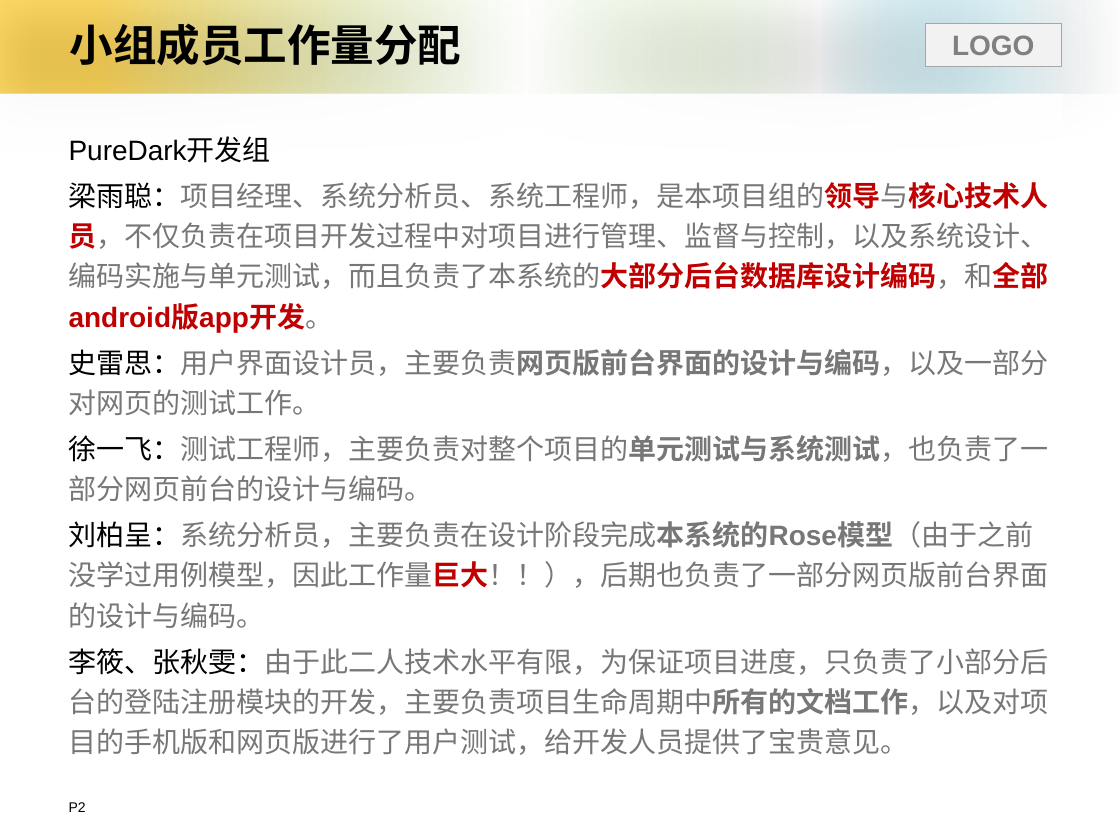
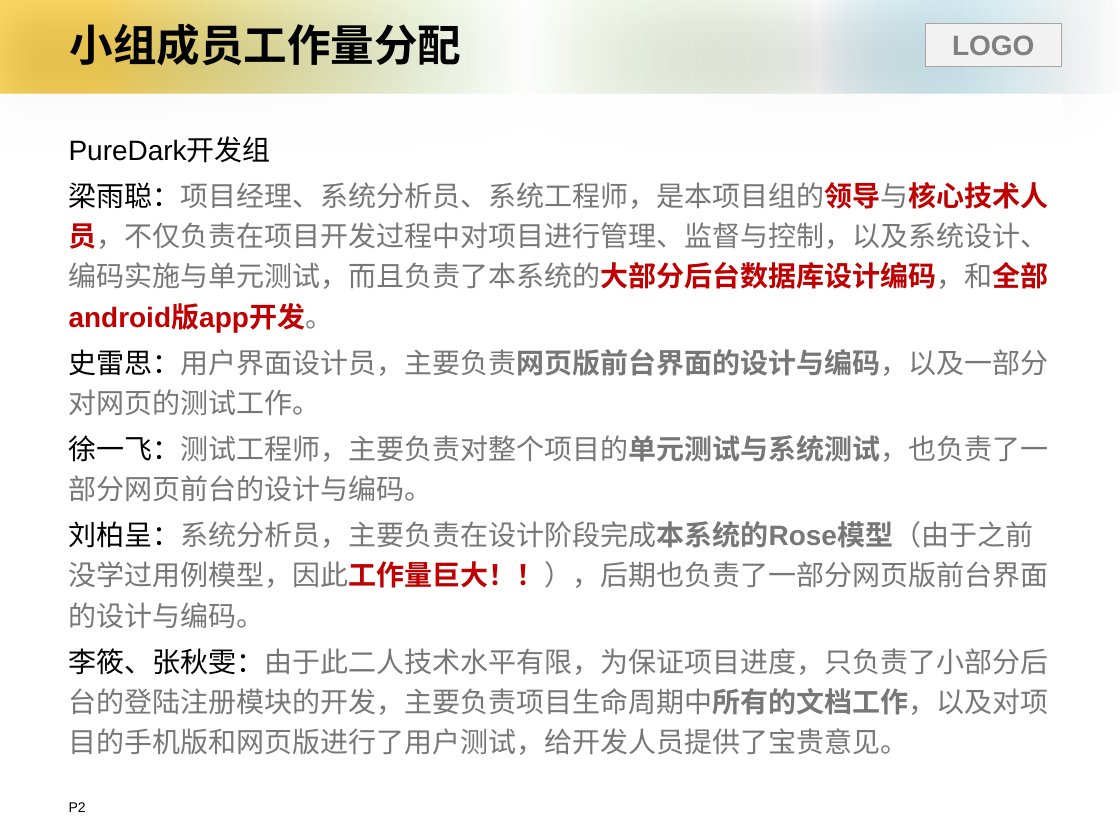
Before and after one commit to PureDark/PersonalLibrary-Server, a slide deck: slide 2 of 文档/答辩ppt.pptx. Drawn at 1120x840 pixels with LibreOffice and Linux fonts; fonts in the diff are those of the drawing; background and template pictures are left out. Boxes give left, top, right and bottom in pixels: in the first picture for what was removed or moved away, otherwise in the second. Text is boxed around its words. In the diff, an @@ line names an element or a change of style, - is before the commit and + after.

Commit message:
改了一点ppt

```diff
--- a/文档/答辩ppt.pptx
+++ b/文档/答辩ppt.pptx
@@ text at (69,521,1049,628): text colour #777777 to #C00000, bold on in "刘柏呈：系统分析员，主要负责在设计阶段完成本系统的Rose模型（由于之前没学过用例模型，因此工作量巨大！！），后期也负责 ..." @@
```
Also in this commit, not shown: 1 other file.
